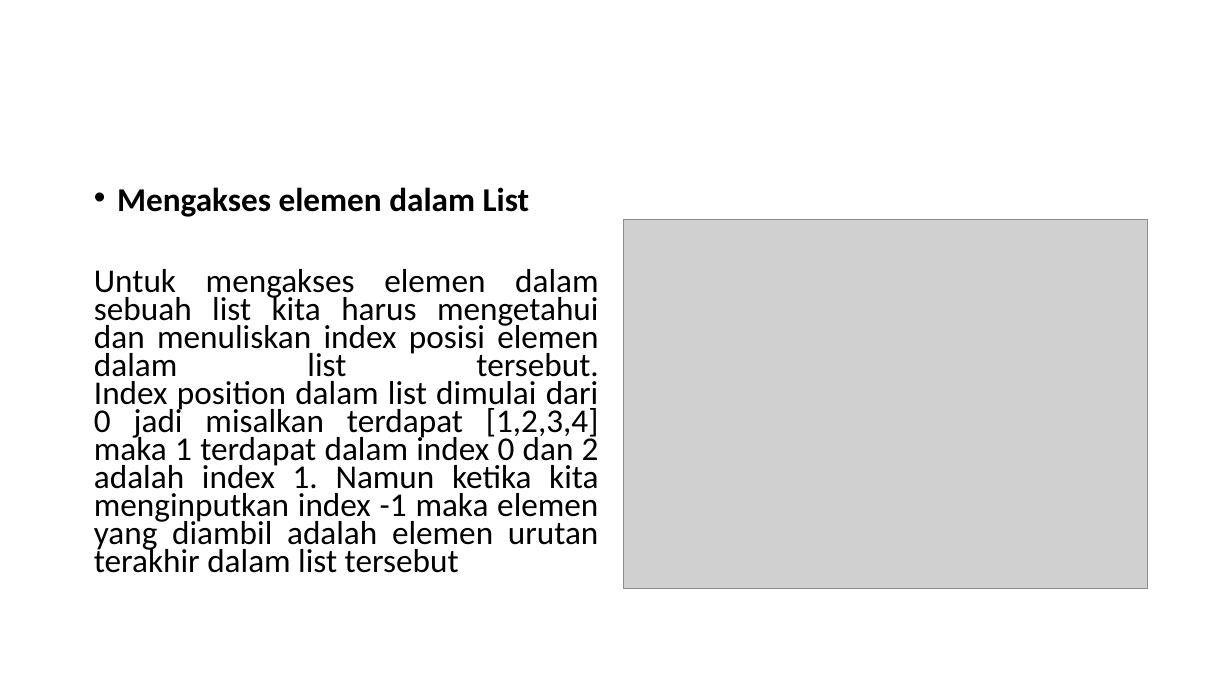
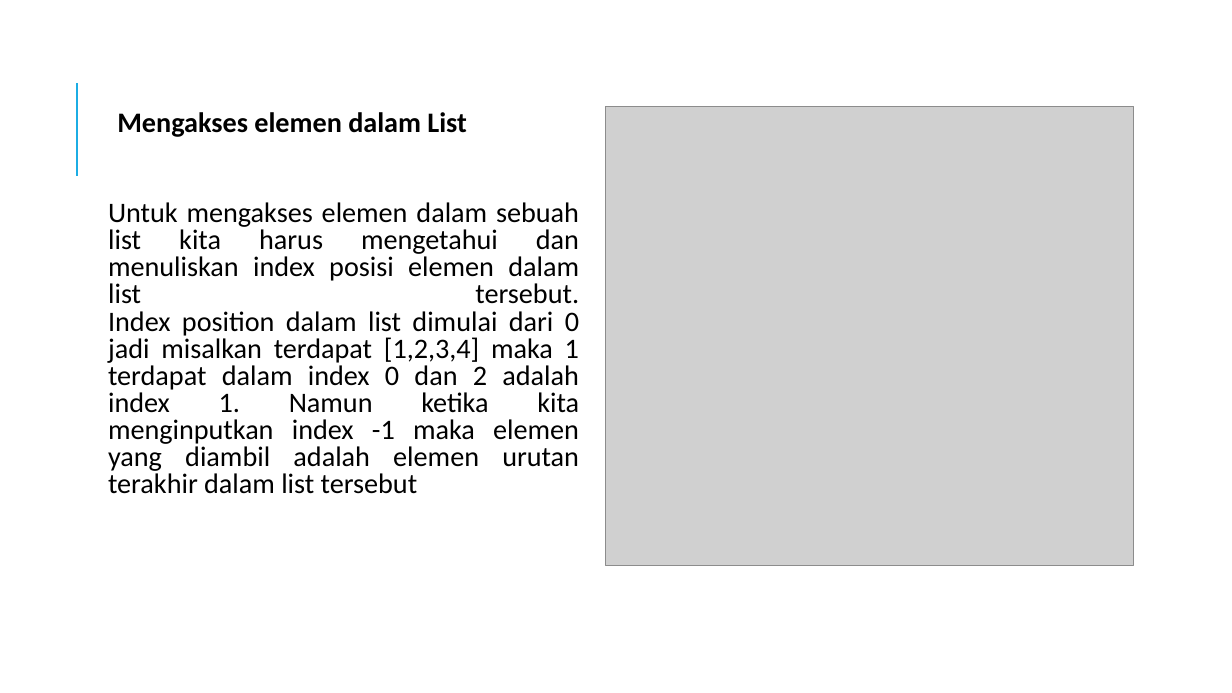
Before and after one commit to gunturadil/Deep-Learning_Guntur-Adil, a slide deck: slide 15 of Bahan ppt_Deep Learnin (dasar python)_Guntur Adil A.pptx (slide 14 before the commit). Drawn at 1232x693 pixels with LibreOffice and Linux fonts; fonts in the diff are those of the drawing; grey boxes stand for pictures. Boxes give left, top, right and bottom in pixels: in the first picture for what was removed or moved away, otherwise in the second. Text is boxed around its words. In the diff, an @@ line names an element or a change of style, - is before the commit and + after.

```diff
--- a/Bahan ppt_Deep Learnin (dasar python)_Guntur Adil A.pptx
+++ b/Bahan ppt_Deep Learnin (dasar python)_Guntur Adil A.pptx
@@ line added from (77, 176) to (77, 83), #1CADE4 1.5 pt @@
@@ text "Mengakses elemen dalam List": place and size @@
-text "Mengakses elemen dalam List" at (94,187,599,573)
+text "Mengakses elemen dalam List" at (108,112,579,494)
@@ text "Mengakses elemen dalam List" at (108,112,579,494): size 25.9 to 22 pt; bullet • to  ; line spacing 0.7 to 0.8; more space between paragraphs @@
@@ picture: place and size @@
-picture at (624,220,1148,589)
+picture at (605,106,1134,566)
```
Also in this commit, not shown: 18 other slides changed, 9 slides added, 4 slides removed.
